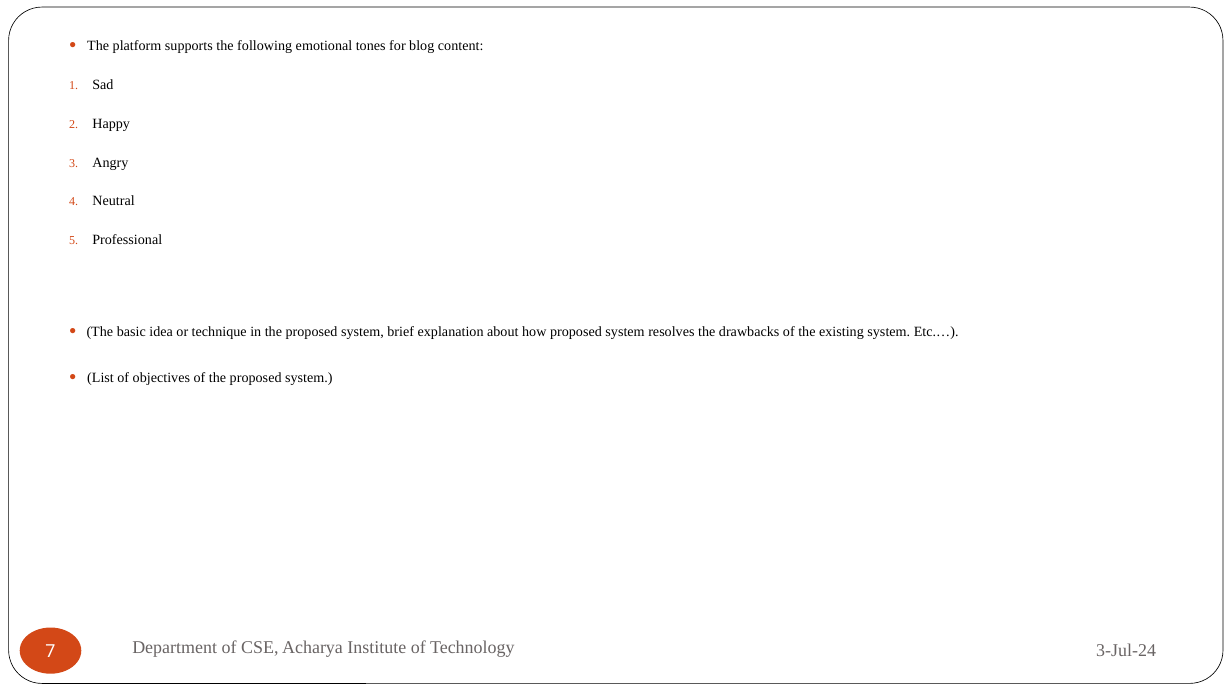
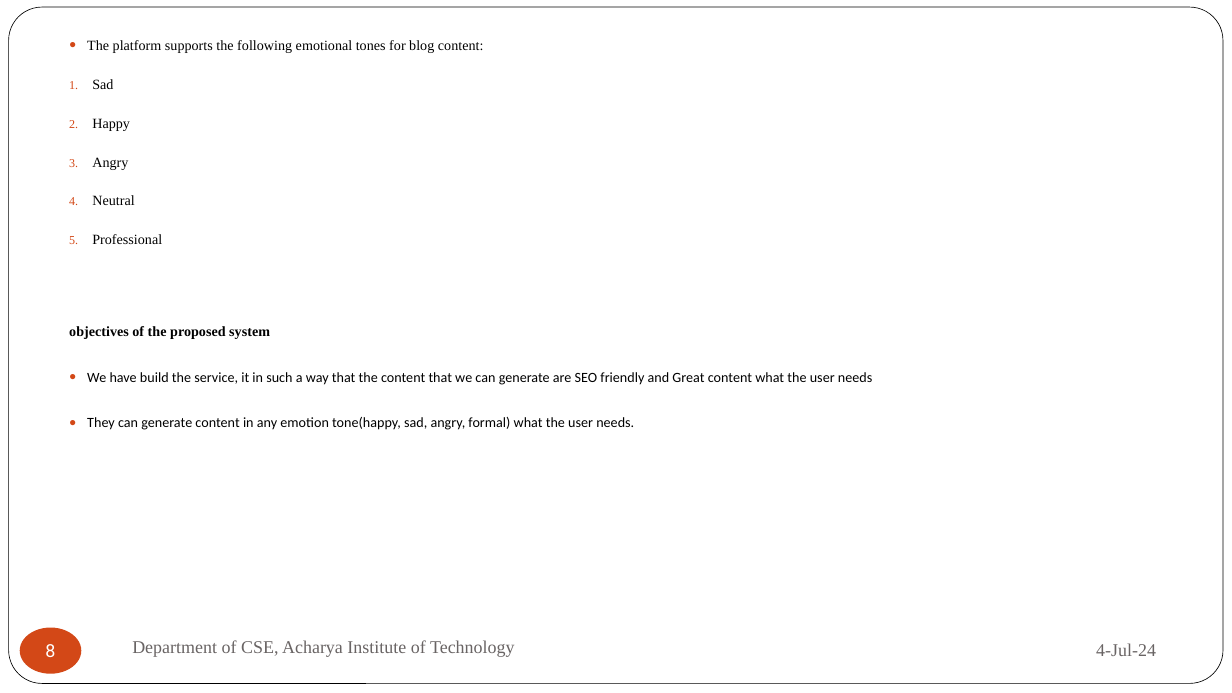
Before and after one commit to Anish202020/6th-Semester, a slide deck: slide 8 of Report and PPT/Major Mini Project/Miniproject.pptx (slide 7 before the commit). Drawn at 1232x693 pixels with LibreOffice and Linux fonts; fonts in the diff are those of the drawing. Boxes give left, top, right and bottom in pixels: in the first picture for what was removed or moved away, otherwise in the second. Text is boxed around its words. In the diff, an @@ line names an element or a change of style, - is before the commit and + after.

```diff
--- a/Report and PPT/Major Mini Project/Miniproject.pptx
+++ b/Report and PPT/Major Mini Project/Miniproject.pptx
@@ text at [69,326,872,430]: text changed; font Times New Roman to Calibri @@
-● (The basic idea or technique in the proposed system, brief explanation about how proposed system resolves the drawbacks of the existing system. Etc.…).
-● (List of objectives of the proposed system.)
+objectives of the proposed system
+● We have build the service, it in such a way that the content that we can generate are SEO friendly and Great content what the user needs
+● They can generate content in any emotion tone(happy, sad, angry, formal) what the user needs.
@@ page number at [45,644,55,657]: text changed @@
-7
+8
@@ text at [1096,643,1156,656]: text changed @@
-3-Jul-24
+4-Jul-24
```
Also in this commit, not shown: 8 other slides changed, 1 slide added, 9 slides removed, 11 other files.
